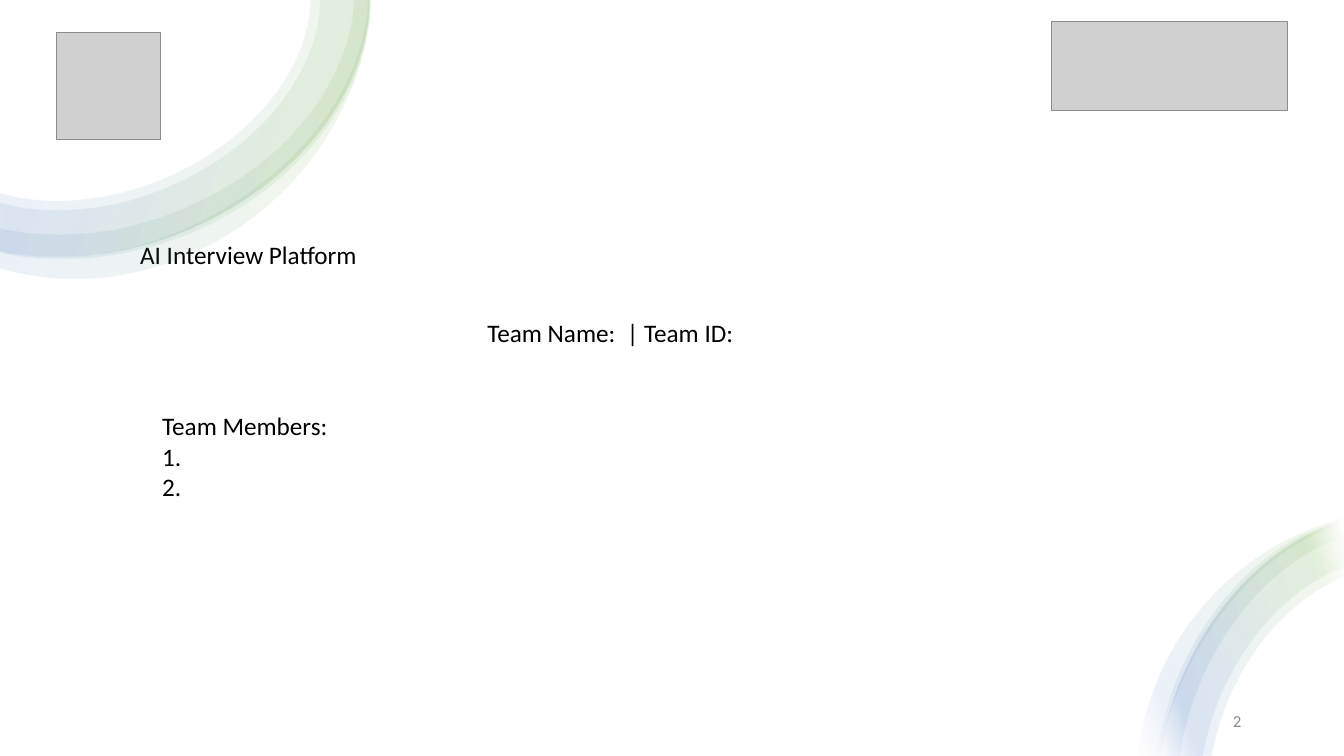
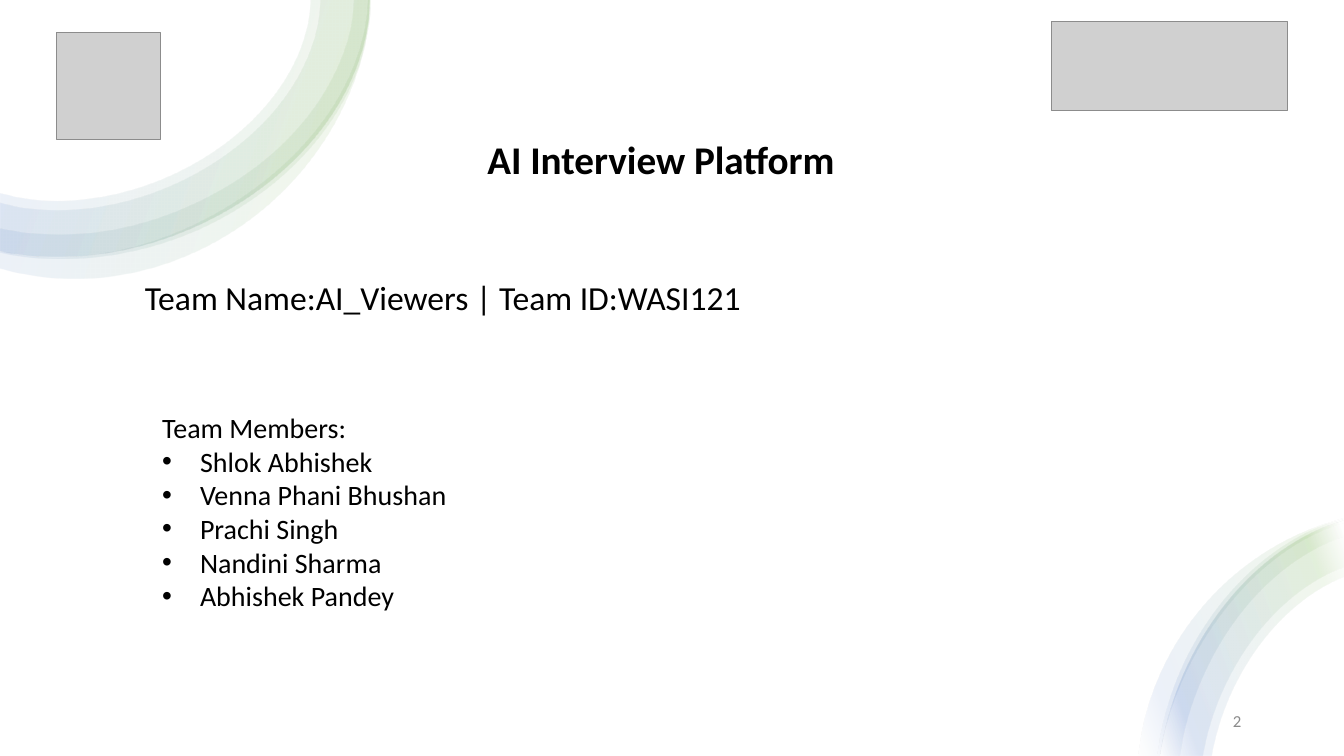
Before and after one commit to Shlokabhishek/Interview_Taker, a slide deck: slide 2 of AI_Viewers_Hackathon_Presentation_v2_symbols.pptx. Drawn at 1344x756 pixels with LibreOffice and Linux fonts; fonts in the diff are those of the drawing; grey boxes stand for pictures. Boxes give left, top, right and bottom in pixels: in the first picture for what was removed or moved away, otherwise in the second. Text is boxed around its words. In the diff, an @@ line names an element or a change of style, - is before the commit and + after.

```diff
--- a/AI_Viewers_Hackathon_Presentation_v2_symbols.pptx
+++ b/AI_Viewers_Hackathon_Presentation_v2_symbols.pptx
@@ text "AI Interview Platform": place and size @@
-text "AI Interview Platform" at <box>140,246,357,264</box>
+text "AI Interview Platform" at <box>487,146,834,175</box>
@@ text "AI Interview Platform" at <box>487,146,834,175</box>: size 18 to 28 pt, bold on @@
@@ text at <box>145,287,741,315</box>: text changed; size 18 to 24 pt @@
-Team Name: | Team ID:
+Team Name:AI_Viewers | Team ID:WASI121
@@ text at <box>162,418,346,439</box>: size 18 to 20 pt in "Team Members:" @@
@@ text at <box>200,452,447,611</box>: text changed; size 18 to 20 pt @@
-1.
-2.
+• Shlok Abhishek
+• Venna Phani Bhushan
+• Prachi Singh
+• Nandini Sharma
+• Abhishek Pandey
```
Also in this commit, not shown: 5 other slides changed, 15 other files.
